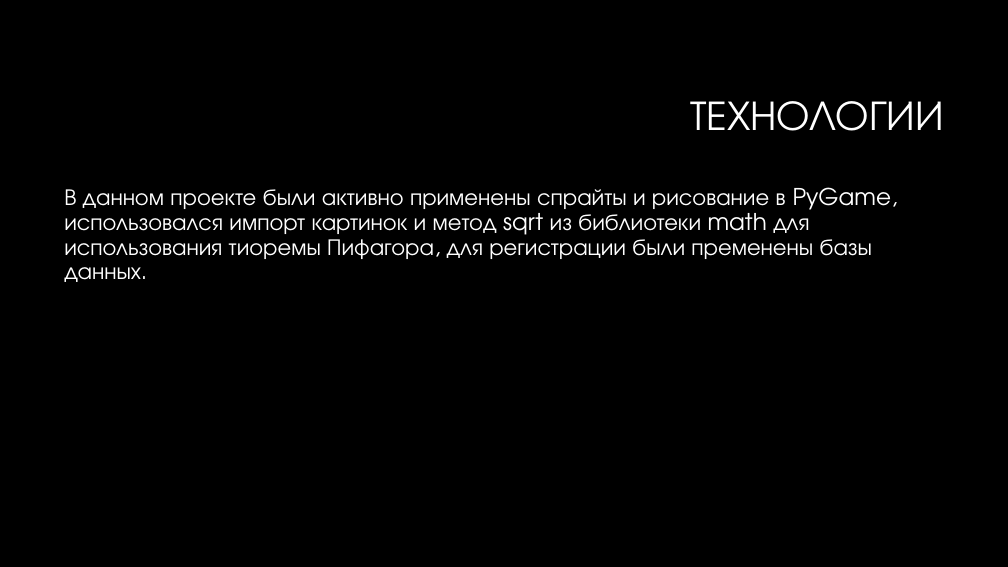
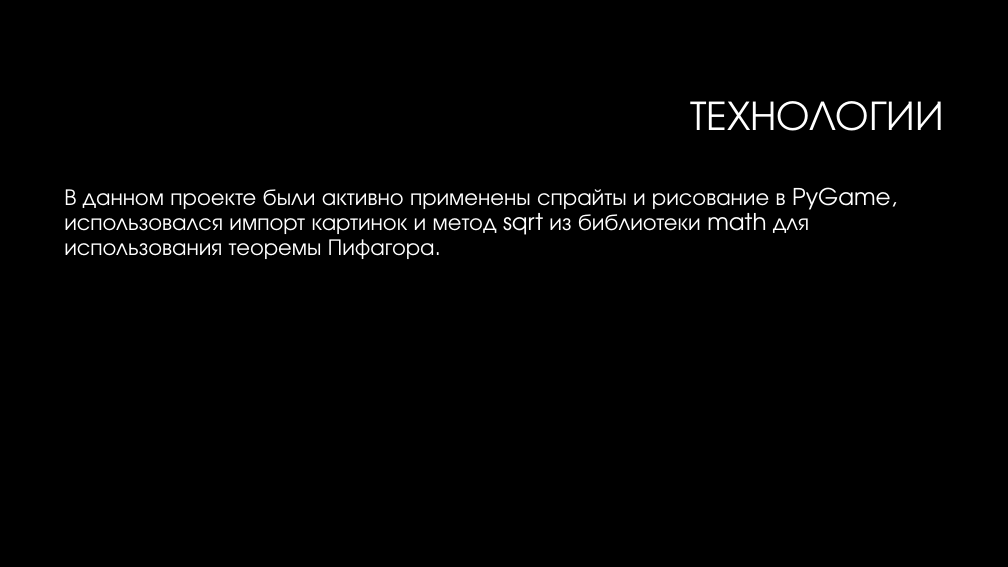
Before and after one commit to VolanDeMort9001/PacMan, a slide deck: slide 5 of data/Pacman.pptx. Drawn at 1008x567 pixels with LibreOffice and Linux fonts; fonts in the diff are those of the drawing; background and template pictures are left out. Boxes give left, top, right and bottom in pixels: in the first picture for what was removed or moved away, otherwise in the second. Text is boxed around its words. In the diff, an @@ line names an element or a change of style, - is before the commit and + after.

```diff
--- a/data/Pacman.pptx
+++ b/data/Pacman.pptx
@@ text at (64,187,897,259): text changed @@
-В данном проекте были активно применены спрайты и рисование в PyGame, использовался импорт картинок и метод sqrt из библиотеки math для использования тиоремы Пифагора, для регистрации были пременены базы данных.
+В данном проекте были активно применены спрайты и рисование в PyGame, использовался импорт картинок и метод sqrt из библиотеки math для использования теоремы Пифагора.
```
Also in this commit, not shown: 5 other slides changed, 2 other files.
